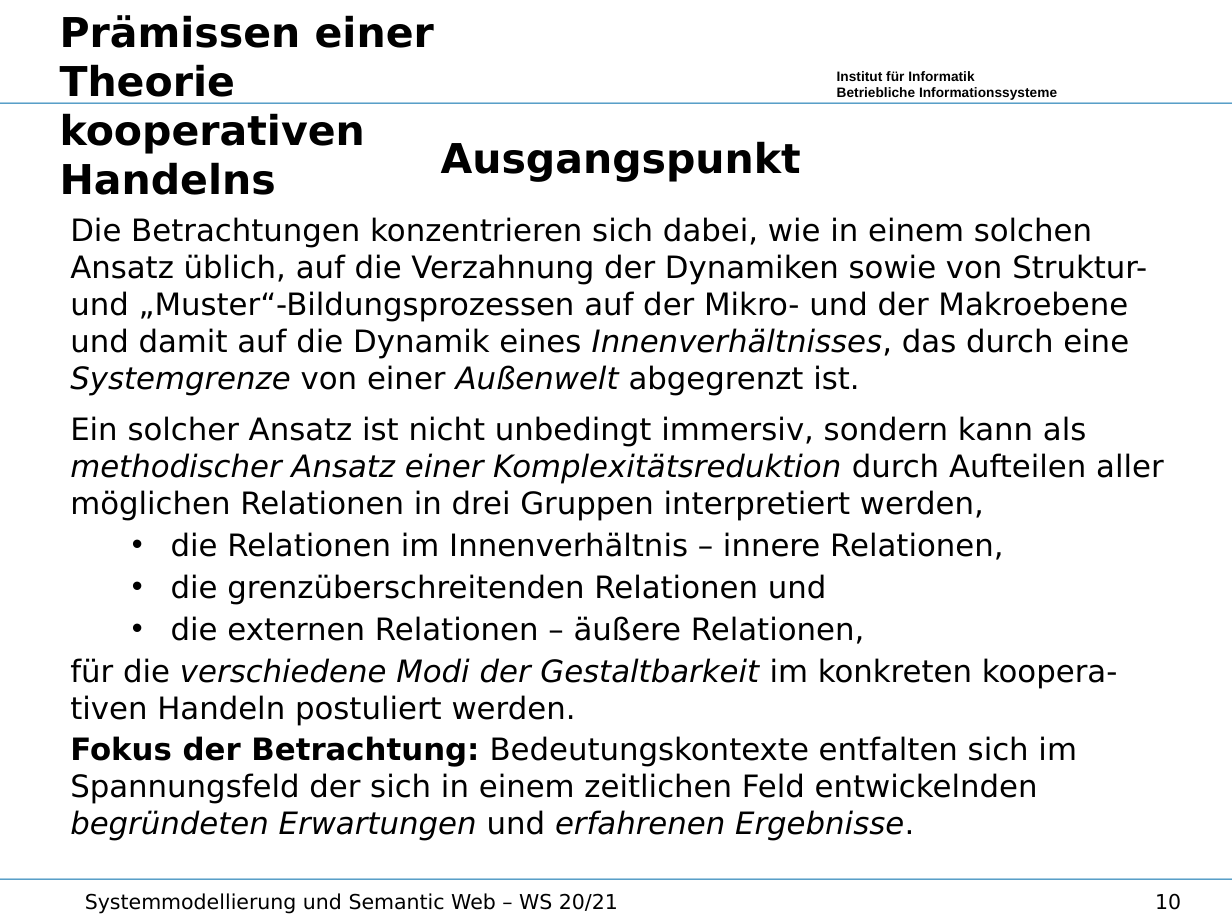
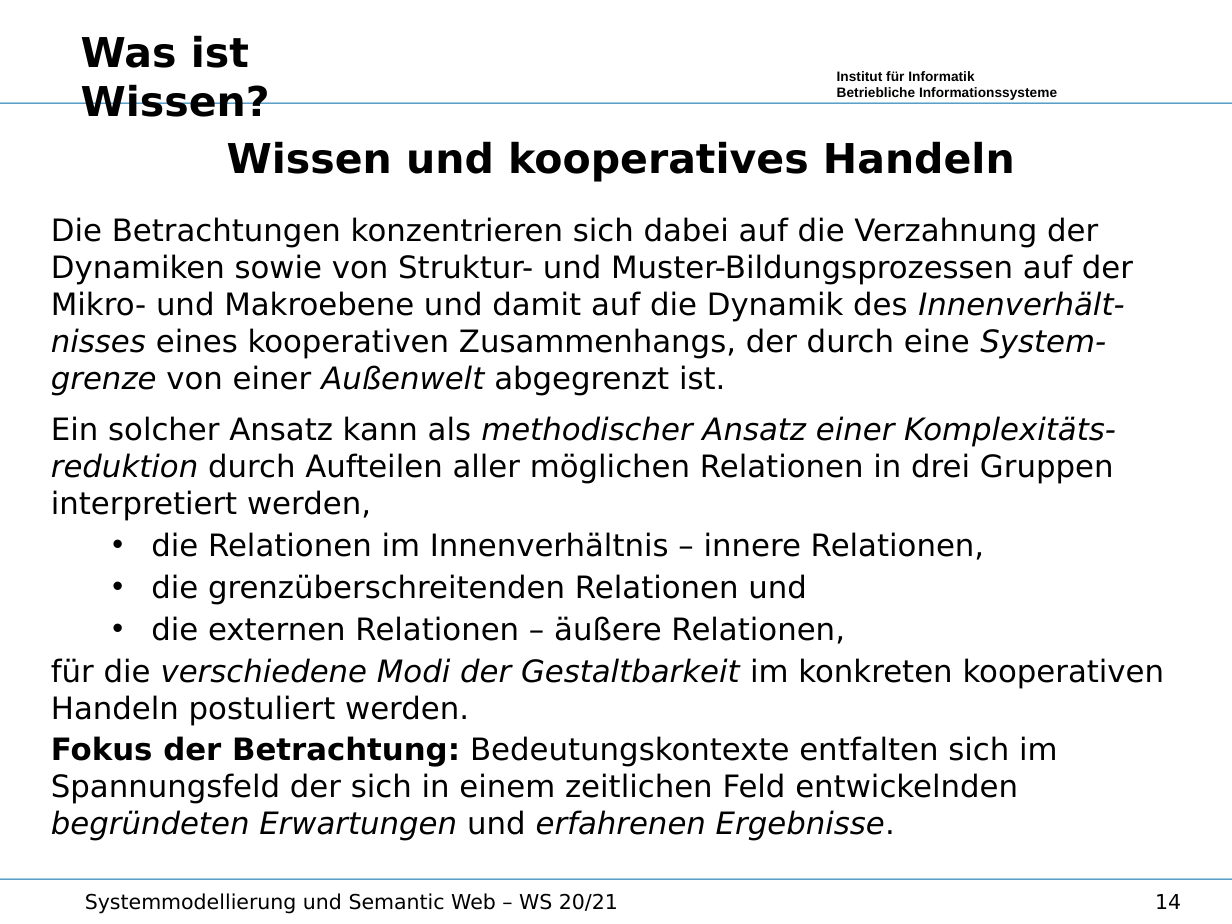
Before and after one commit to wumm-project/Leipzig-Seminar, a slide deck: slide 14 of Wintersemester-2020/Vorlesung/Wissen.odp (slide 10 before the commit). Drawn at 1232x924 pixels with LibreOffice and Linux fonts; fonts in the diff are those of the drawing; background and template pictures are left out. Boxes give left, top, right and bottom in pixels: in the first picture for what was removed or moved away, otherwise in the second. Text is boxed around its words. In the diff, an @@ line names an element or a change of style, - is before the commit and + after.

```diff
--- a/Wintersemester-2020/Vorlesung/Wissen.odp
+++ b/Wintersemester-2020/Vorlesung/Wissen.odp
@@ text removed at [60, 15, 434, 195] @@
-Prämissen einer Theorie
-kooperativen Handelns
@@ text added at [81, 35, 270, 117], 24 pt, text #000000, bold @@
+Was ist Wissen?
@@ text "Wissen und kooperatives Handeln": place and size @@
-text "Wissen und kooperatives Handeln" at [70, 141, 1164, 841]
+text "Wissen und kooperatives Handeln" at [51, 141, 1165, 841]
@@ text at [51, 141, 1133, 521]: text changed @@
-Ausgangspunkt
-Die Betrachtungen konzentrieren sich dabei, wie in einem solchen Ansatz üblich, auf die Verzahnung der Dynamiken sowie von Struktur- und „Muster“-Bildungsprozessen auf der Mikro- und der Makroebene und damit auf die Dynamik eines Innenverhältnisses, das durch eine Systemgrenze von einer Außenwelt abgegrenzt ist.
-Ein solcher Ansatz ist nicht unbedingt immersiv, sondern kann als methodischer Ansatz einer Komplexitätsreduktion durch Aufteilen aller möglichen Relationen in drei Gruppen interpretiert werden,
+Wissen und kooperatives Handeln
+Die Betrachtungen konzentrieren sich dabei auf die Verzahnung der Dynamiken sowie von Struktur- und Muster-Bildungsprozessen auf der Mikro- und Makroebene und damit auf die Dynamik des Innenverhält-nisses eines kooperativen Zusammenhangs, der durch eine System-grenze von einer Außenwelt abgegrenzt ist.
+Ein solcher Ansatz kann als methodischer Ansatz einer Komplexitäts-reduktion durch Aufteilen aller möglichen Relationen in drei Gruppen interpretiert werden,
@@ text at [51, 658, 1165, 725]: text changed @@
-für die verschiedene Modi der Gestaltbarkeit im konkreten koopera-tiven Handeln postuliert werden.
+für die verschiedene Modi der Gestaltbarkeit im konkreten kooperativen Handeln postuliert werden.
@@ page number at [1155, 894, 1181, 909]: text changed @@
-10
+14
```
Also in this commit, not shown: 8 other slides changed, 7 slides added, 8 slides removed, 4 other files.
